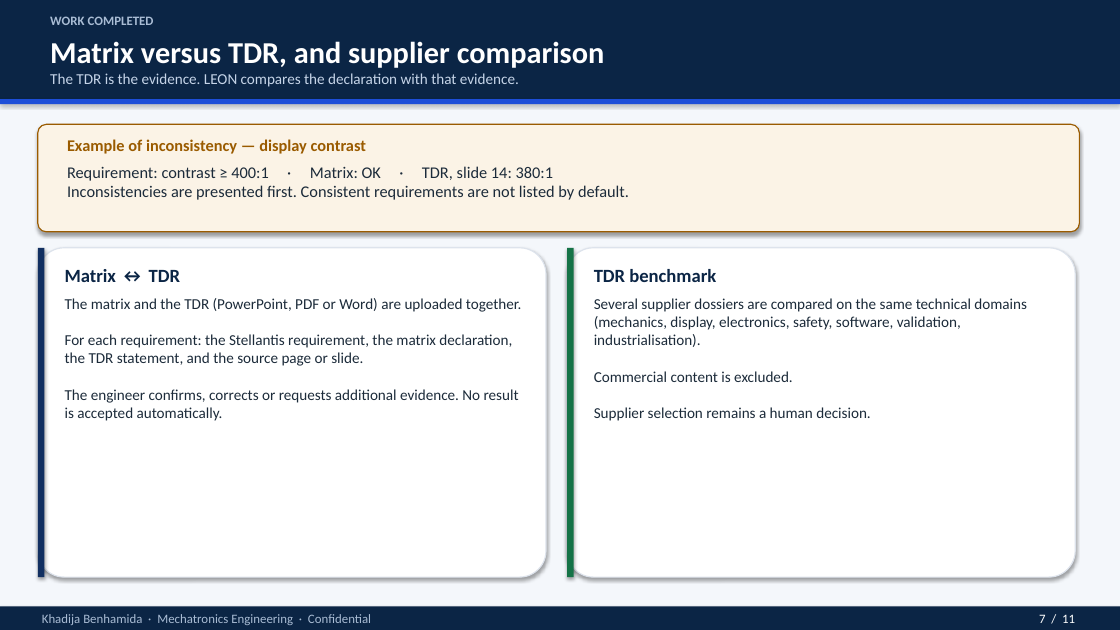
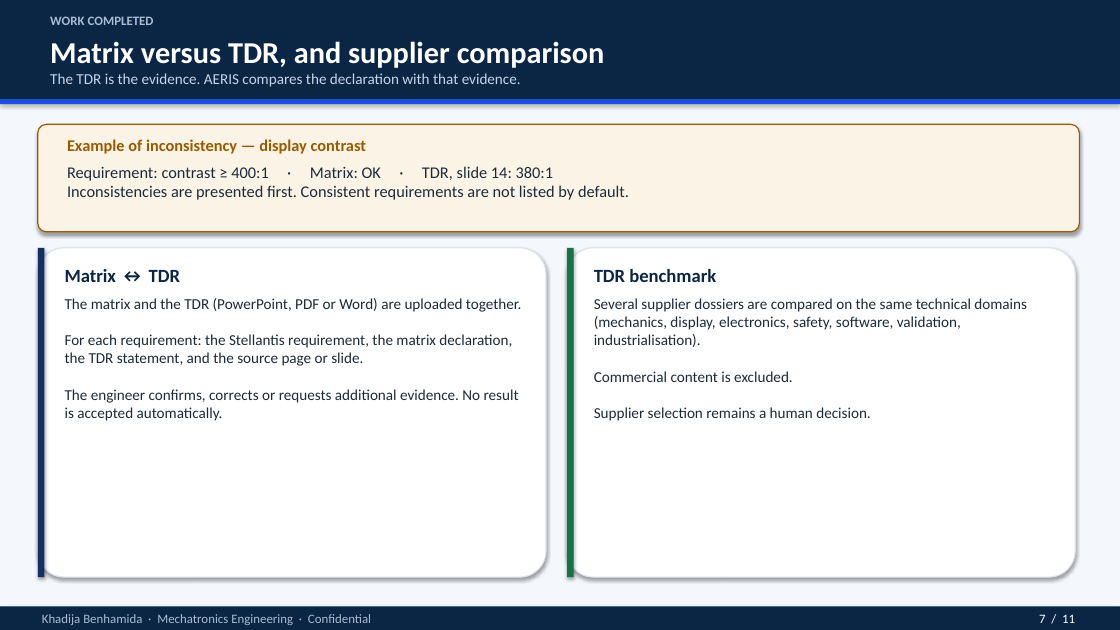
Before and after one commit to Rihabbbbbbbbb/leon_spec, a slide deck: slide 7 of docs/LEON_intro_for_non_specialists.pptx. Drawn at 1120x630 pixels with LibreOffice and Linux fonts; fonts in the diff are those of the drawing. Boxes give left, top, right and bottom in pixels: in the first picture for what was removed or moved away, otherwise in the second. Text is boxed around its words. In the diff, an @@ line names an element or a change of style, - is before the commit and + after.

```diff
--- a/docs/LEON_intro_for_non_specialists.pptx
+++ b/docs/LEON_intro_for_non_specialists.pptx
@@ text at (50,73,521,87): text changed @@
-The TDR is the evidence. LEON compares the declaration with that evidence.
+The TDR is the evidence. AERIS compares the declaration with that evidence.
```
Also in this commit, not shown: 8 other slides changed, 1 other file.
